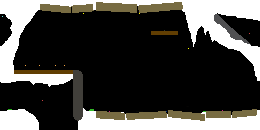
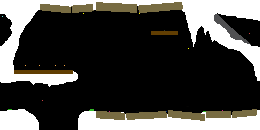
Two versions of the same layered image (260x130). Layer-by-layer changes:
painted on "Coalmine Alt" over [68, 70, 86, 121]
